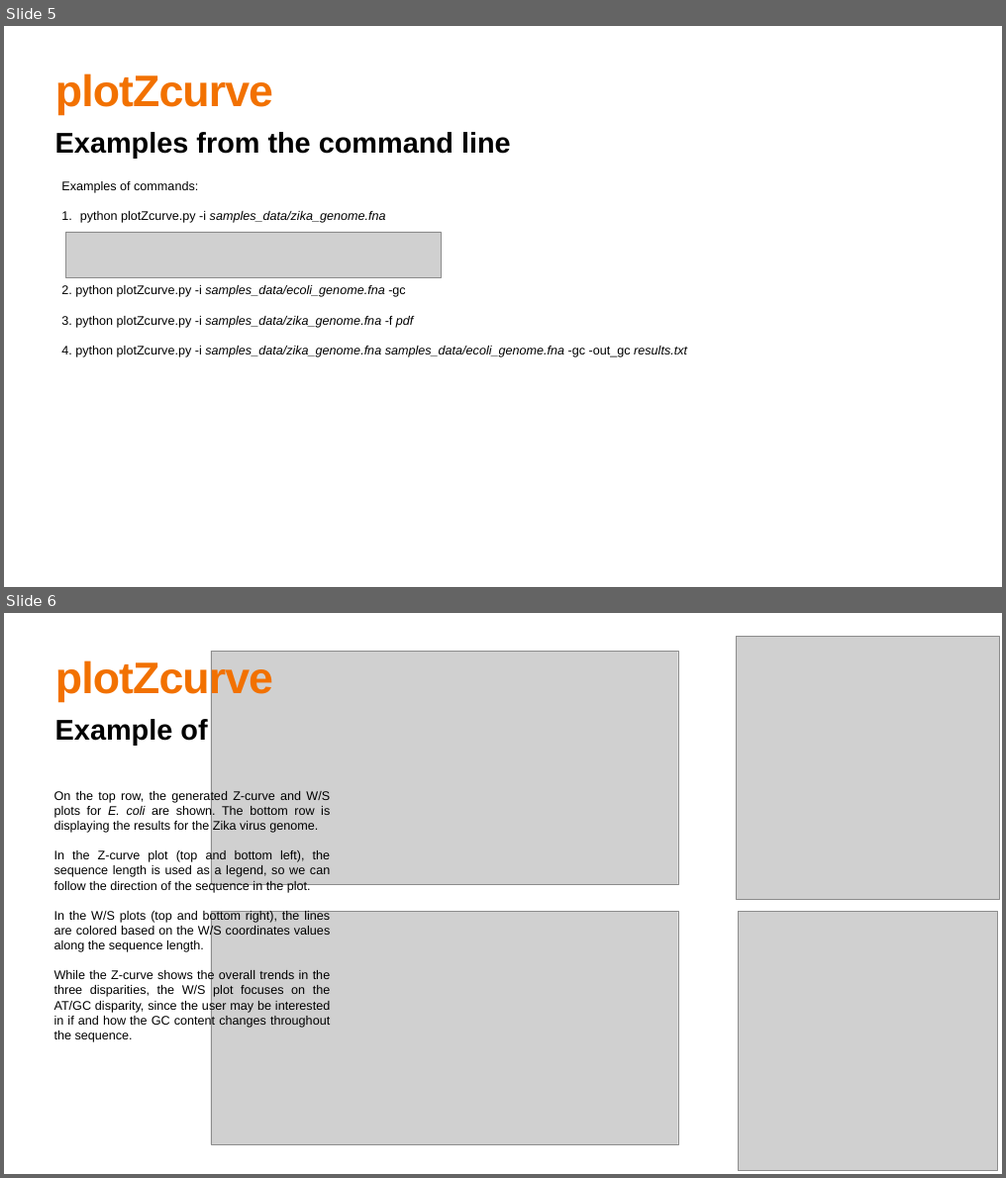
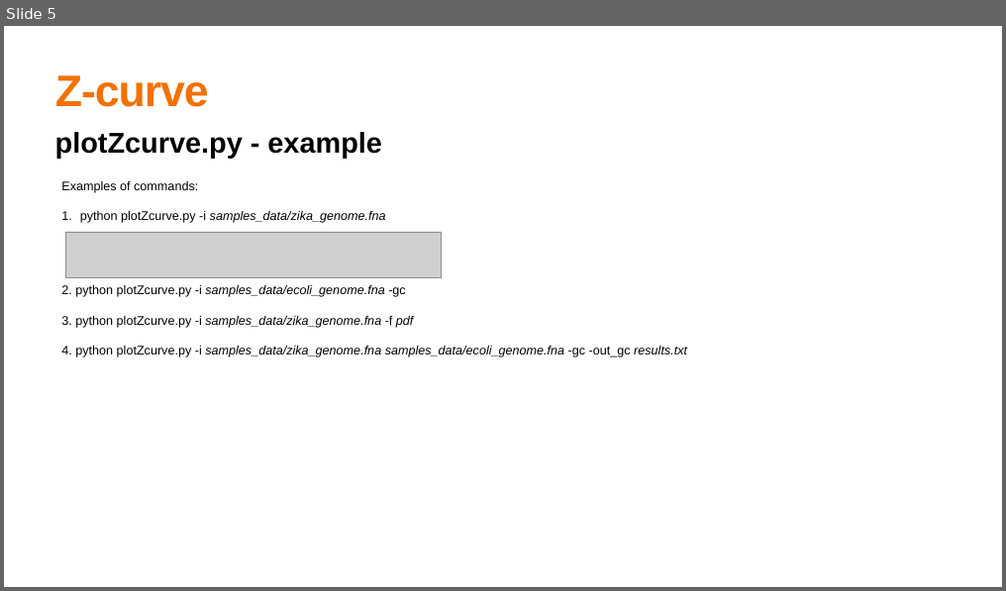
Before and after one commit to aurazelco/plotZcurve, a slide deck: documentation/Aura_Zelco.pptx. Shown one above the other, each under a label of ours: slides 5 and 6 before the commit, slide 5 after it. The pictures are 1006x1178 and 1006x591 pixels, drawn with LibreOffice and Linux fonts; fonts in the diff are those of the drawing; grey boxes stand for pictures. Boxes give left, top, right and bottom in pixels: in the first picture for what was removed or moved away, otherwise in the second. Text is boxed around its words. In the diff, an @@ line names an element or a change of style, - is before the commit and + after.

```diff
--- a/documentation/Aura_Zelco.pptx
+++ b/documentation/Aura_Zelco.pptx
@@ slide 6 removed at (4, 613, 1002, 1174), background #FFFFFF @@
@@ title removed at (55, 659, 273, 702) @@
-plotZcurve
@@ text removed at (54, 719, 207, 818) @@
-Example of plots
@@ text removed at (54, 790, 331, 1043) @@
-On the top row, the generated Z-curve and W/S plots for E. coli are shown. The bottom row is displaying the results for the Zika virus genome.
-In the Z-curve plot (top and bottom left), the sequence length is used as a legend, so we can follow the direction of the sequence in the plot.
-In the W/S plots (top and bottom right), the lines are colored based on the W/S coordinates values along the sequence length.
-While the Z-curve shows the overall trends in the three disparities, the W/S plot focuses on the AT/GC disparity, since the user may be interested in if and how the GC content changes throughout the sequence.
@@ group removed at (211, 636, 999, 1171): 4 pictures @@
@@ slide 5 changed as well @@
@@ title at (55, 76, 209, 107): text changed @@
-plotZcurve
+Z-curve
@@ text at (55, 132, 381, 159): text changed @@
-Examples from the command line
+plotZcurve.py - example
```
Also in this commit, not shown: 3 other slides changed, 3 slides added, 3 other slides removed.
